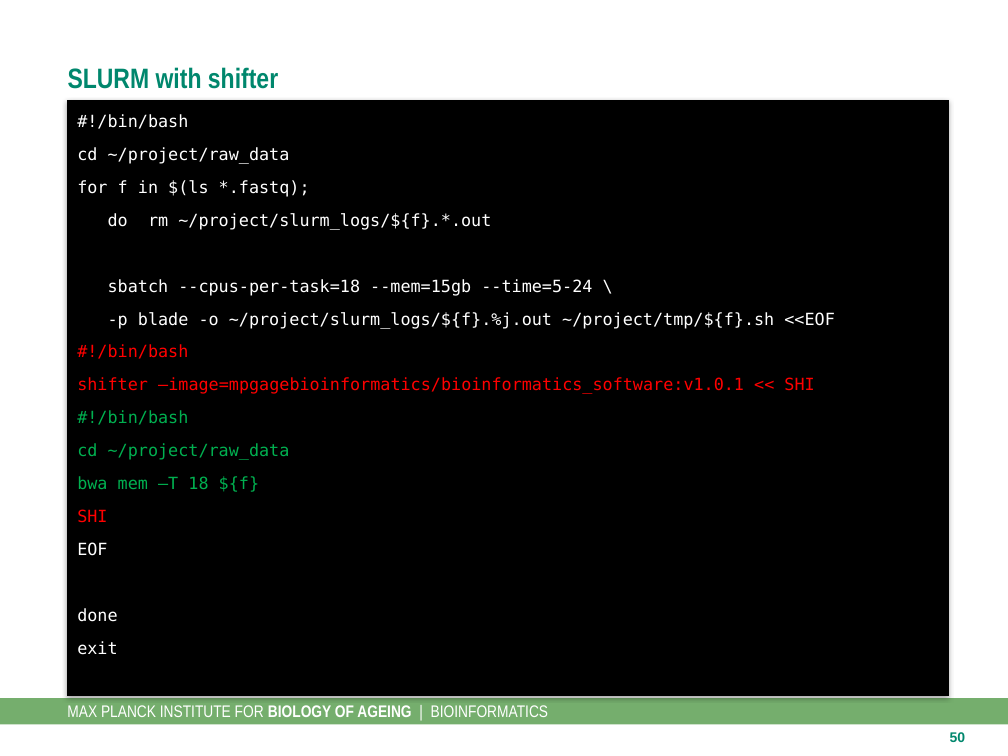
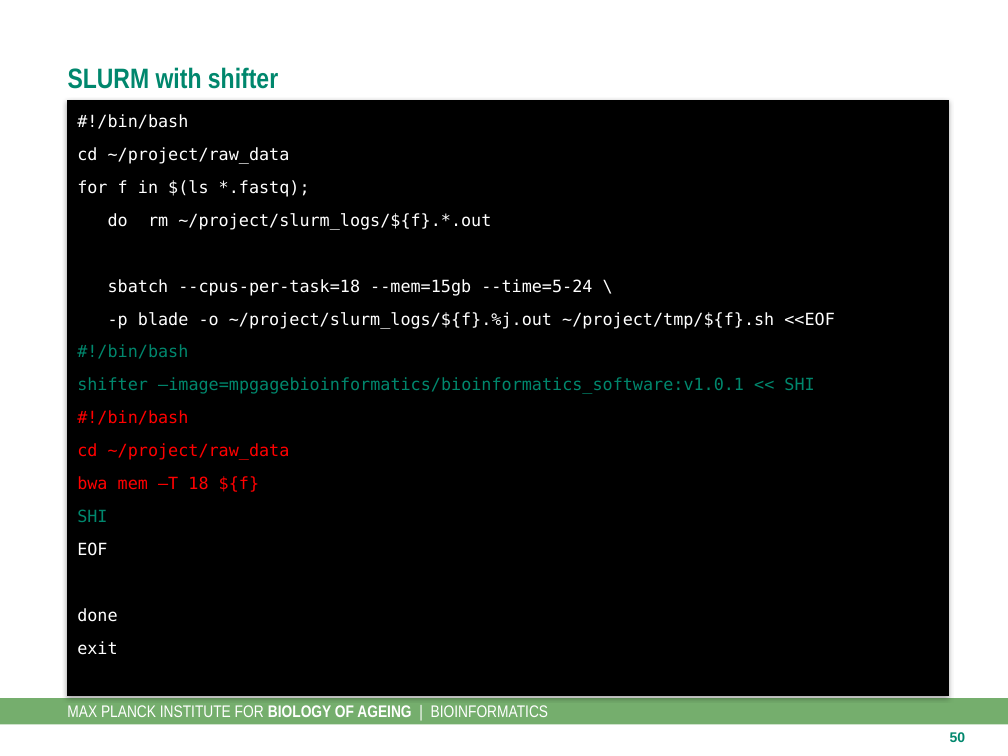
Before and after one commit to mpg-age-bioinformatics/shell-genomics-edamame, a slide deck: slide 50 of workshop_slides/RemoteServers.pptx. Drawn at 1008x756 pixels with LibreOffice and Linux fonts; fonts in the diff are those of the drawing. Boxes give left, top, right and bottom in pixels: in the first picture for what was removed or moved away, otherwise in the second. Text is boxed around its words. In the diff, an @@ line names an element or a change of style, - is before the commit and + after.

```diff
--- a/workshop_slides/RemoteServers.pptx
+++ b/workshop_slides/RemoteServers.pptx
@@ text at <box>77,344,814,522</box>: text colour #FF0000 to #00876D in "#!/bin/bash", "shifter –image=mpgagebioinformatics/bioinformatics_software: ...", "SHI"; text colour #00B050 to #FF0000 in "#!/bin/bash", "cd ~/project/raw_data", "bwa mem –T 18 ${f}" @@
```
Also in this commit, not shown: 1 other slide changed, 1 other file.
